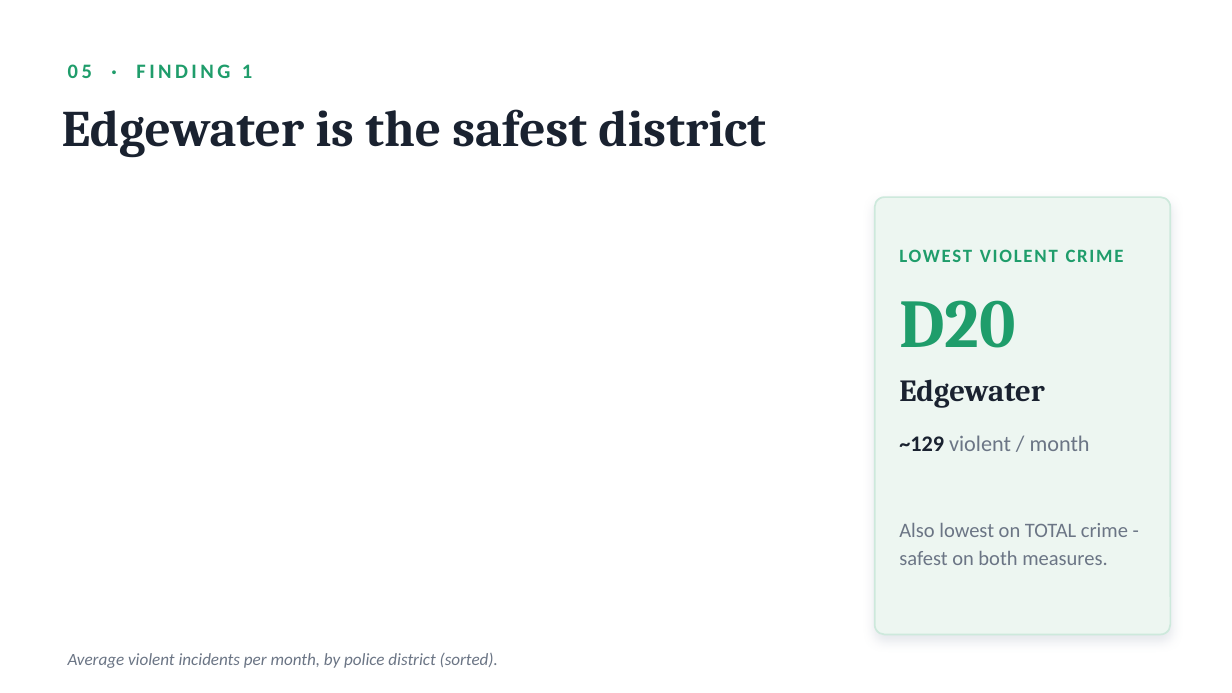
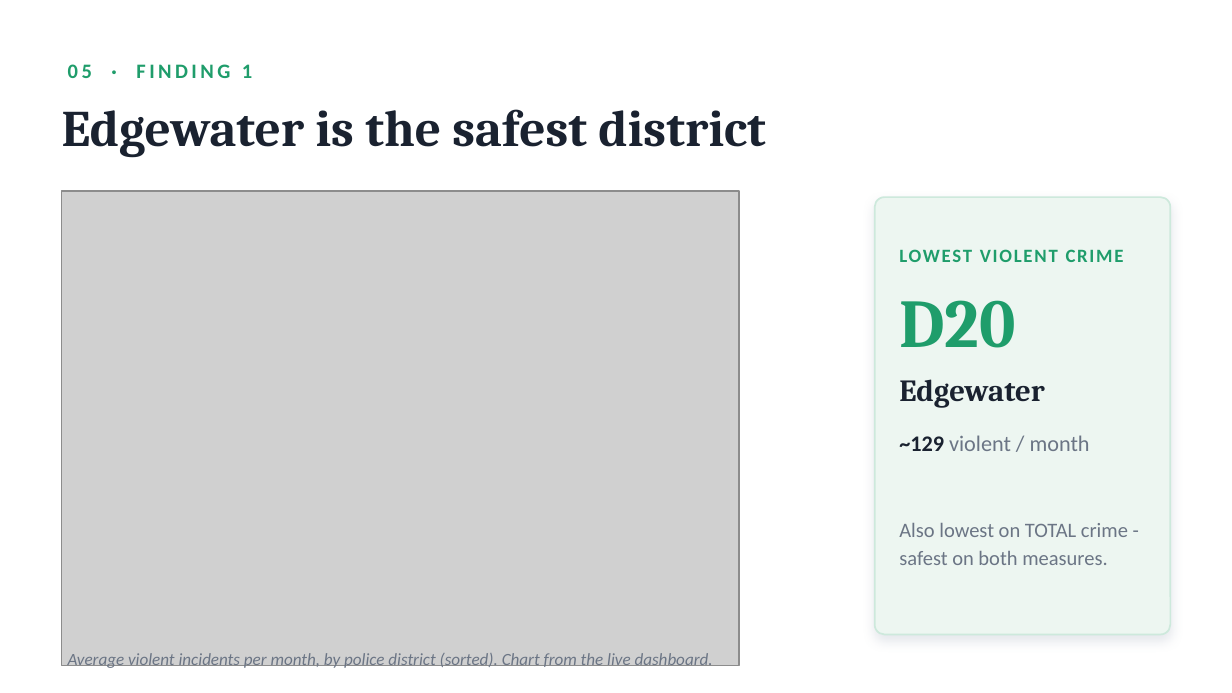
Before and after one commit to techwithvictoria/chicago-crime-dashboard, a slide deck: slide 6 of Chicago_Safety_Relocation.pptx. Drawn at 1232x693 pixels with LibreOffice and Linux fonts; fonts in the diff are those of the drawing; grey boxes stand for pictures. Boxes give left, top, right and bottom in pixels: in the first picture for what was removed or moved away, otherwise in the second. Text is boxed around its words. In the diff, an @@ line names an element or a change of style, - is before the commit and + after.

```diff
--- a/Chicago_Safety_Relocation.pptx
+++ b/Chicago_Safety_Relocation.pptx
@@ picture added at [62,191,739,665] @@
@@ text at [68,653,713,671]: text changed @@
-Average violent incidents per month, by police district (sorted).
+Average violent incidents per month, by police district (sorted). Chart from the live dashboard.
```
Also in this commit, not shown: 4 other slides changed, 3 slides added, 1 slide removed.
